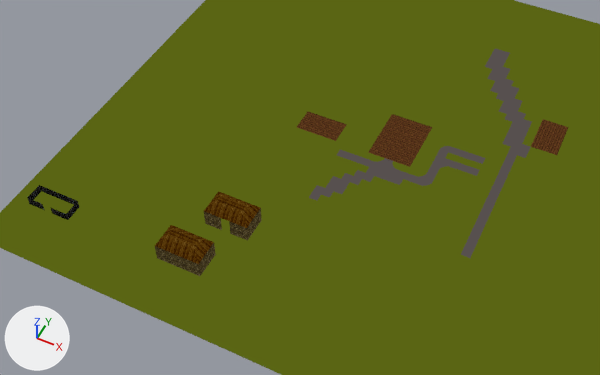
An edit to the Blender file resource/world.blend, drawn before and after from the same camera.
Camera for both pictures: a 50 mm camera at (53.3, -32.6, 66.8) aimed at (26.2, 21.6, -0.9). The axes (+X, +Y, +Z) are drawn at lower left. The lights are the same throughout.

In view in the first picture: 'fence', 'groundplane', 'house', 'house2', 'roofs'.
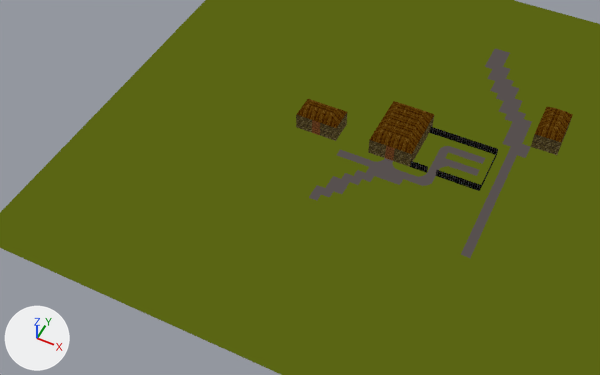
Where the newer file only moved an object's origin or applied its transform, the numbers keep the older frame.

Pixel boxes [x1, y1, x2, y2] of what changed, in the pictures (600 x 375 px; the box of a moved part takes in the faces that stretch with it):
'roofs', reshaped, moved, turned, rescaled
    before: [155, 191, 260, 264]
    after: [296, 99, 573, 154]
'fence', reshaped, moved, turned, rescaled
    before: [27, 185, 79, 220]
    after: [410, 126, 498, 191]
'house', mesh moved
    before: [204, 208, 262, 241]
    after: [296, 113, 347, 141]
'house2', mesh turned
    before: [155, 243, 216, 276]
    after: [531, 120, 571, 155]
'church', added
    after: [368, 116, 434, 167]
part 1 of me_plane_002, added (black)
    after: [410, 126, 498, 191]
part 2 of me_plane_002, deleted (black)
    before: [27, 185, 79, 220]
part 5 of me_plane_007, moved or reshaped
    before: [155, 225, 214, 264]
    after: [296, 99, 347, 128]
part 6 of me_plane_007, moved or reshaped
    before: [204, 191, 260, 228]
    after: [535, 107, 573, 142]
part 7 of me_plane_007, added (brown)
    after: [369, 101, 434, 154]

The change, as a diff of the scene's bpy script:
```diff
--- a/resource/world.blend.py
+++ b/resource/world.blend.py
@@ me_plane_002 @@
 # used by ob_fence; location = (2.5, 6.0, 0.5); rotation_euler = (1.571, 0.0, 0.0), in degrees (90, 0, 0); scale = (0.5, 0.5, 0.5)
-me_plane_002.from_pydata(...)  # 28 vertices, 13 faces; spans x -1.0..9.0, y -1.0..1.0, z -4.0..0.0
+me_plane_002.from_pydata(...)  # 46 vertices, 21 faces; spans x 36.0..44.0, y 31.0..37.0, z 0.0..1.0
+# me_plane_002 part 1: 46 vertices added at x 36.0..44.0, y 31.0..37.0, z 0.0..1.0
+# me_plane_002 part 2: 28 vertices removed from x -1.0..9.0, y -1.0..1.0, z -4.0..0.0
 me_plane_002.materials.append(mat_worldtexture)
@@ me_plane_001 @@
 me_plane_001.from_pydata(...)  # 48 vertices, 30 faces; spans x 35.0..45.0, y -1.0..3.0, z -18.0..-12.0
 # used by ob_house; location = (2.5, 6.0, 0.5); rotation_euler = (1.571, 0.0, 0.0), in degrees (90, 0, 0); scale = (0.5, 0.5, 0.5)
+# me_plane_001 part 3: the whole mesh is moved by (4.0, 0.0, -34.0)
 me_plane_001.materials.append(mat_worldtexture)
@@ me_plane_003 @@
 me_plane_003.from_pydata(...)  # 48 vertices, 30 faces; spans x 35.0..45.0, y -1.0..3.0, z -18.0..-12.0
 # used by ob_house2; location = (40.5, 15.0, 0.5); rotation_euler = (1.571, 0.0, 3.142), in degrees (90, 0, 180); scale = (0.5, 0.5, 0.5)
+# me_plane_003 part 4: the whole mesh is turned 90 degrees about the y axis through its middle, then moved by (-56.0, 0.0, 66.0)
 me_plane_003.materials.append(mat_worldtexture)
@@ me_plane_007 @@
 # used by ob_roofs; location = (29.0, -5.5, -0.54); rotation_euler = (1.571, 0.0, 1.571), in degrees (90, 0, 90); scale = (0.5, 0.5, 0.5)
-me_plane_007.from_pydata(...)  # 48 vertices, 38 faces; spans x 23.0..41.0, y 5.1..7.1, z -22.0..-8.0
+me_plane_007.from_pydata(...)  # 96 vertices, 77 faces; spans x 22.0..50.0, y 29.0..43.0, z 2.0..3.0
+# me_plane_007 part 5: the loose piece of 24 vertices spanning x 23.0..29.0, y 5.1..7.1, z -22.0..-12.0 is multiplied about its middle by the matrix ((0.0, 0.0, -0.5), (-0.5, 0.0, 0.0), (0.0, 0.5, 0.0)), then moved by (-1.5, 24.4, 19.5)
+# me_plane_007 part 6: the loose piece of 24 vertices spanning x 35.0..41.0, y 5.1..7.1, z -18.0..-8.0 is turned 90 degrees about the x axis through its middle and scaled by 0.5, then moved by (10.5, 34.4, 15.5)
+# me_plane_007 part 7: a new loose piece of 48 vertices spanning x 31.0..36.0, y 29.0..36.0, z 2.0..3.0, in mat_worldtexture
 me_plane_007.materials.append(mat_worldtexture)
@@ ob_fence @@
 ob_fence = bpy.data.objects.new('fence', me_plane_002)
-ob_fence.location = (2.5, 6.0, 0.5)
-ob_fence.rotation_euler = (1.571, 0.0, 0.0)  # degrees (90, 0, 0)
-ob_fence.scale = (0.5, 0.5, 0.5)
+ob_fence.location = (0.0, -2.0, 0.0)
@@ ob_roofs @@
 ob_roofs = bpy.data.objects.new('roofs', me_plane_007)
-ob_roofs.location = (29.0, -5.5, -0.54)
-ob_roofs.rotation_euler = (1.571, 0.0, 1.571)  # degrees (90, 0, 90)
-ob_roofs.scale = (0.5, 0.5, 0.5)
+ob_roofs.location = (0.0, 0.0, 0.0)
@@ ob_church @@
+ob_church = bpy.data.objects.new('church', me_plane_004)  # 72 vertices, 46 faces; spans x 31.0..36.0, y 29.0..36.0, z 0.0..2.0
+ob_church.location = (0.0, 0.0, 0.0)
```
